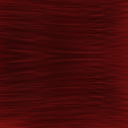
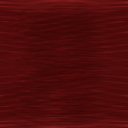
Layer changes from the first 128x128 image to the second:
renamed "Layer 2" to "Layer 3", painted on it over [0, 0, 128, 128]
removed layer "Layer 1" over [0, 0, 128, 128]
